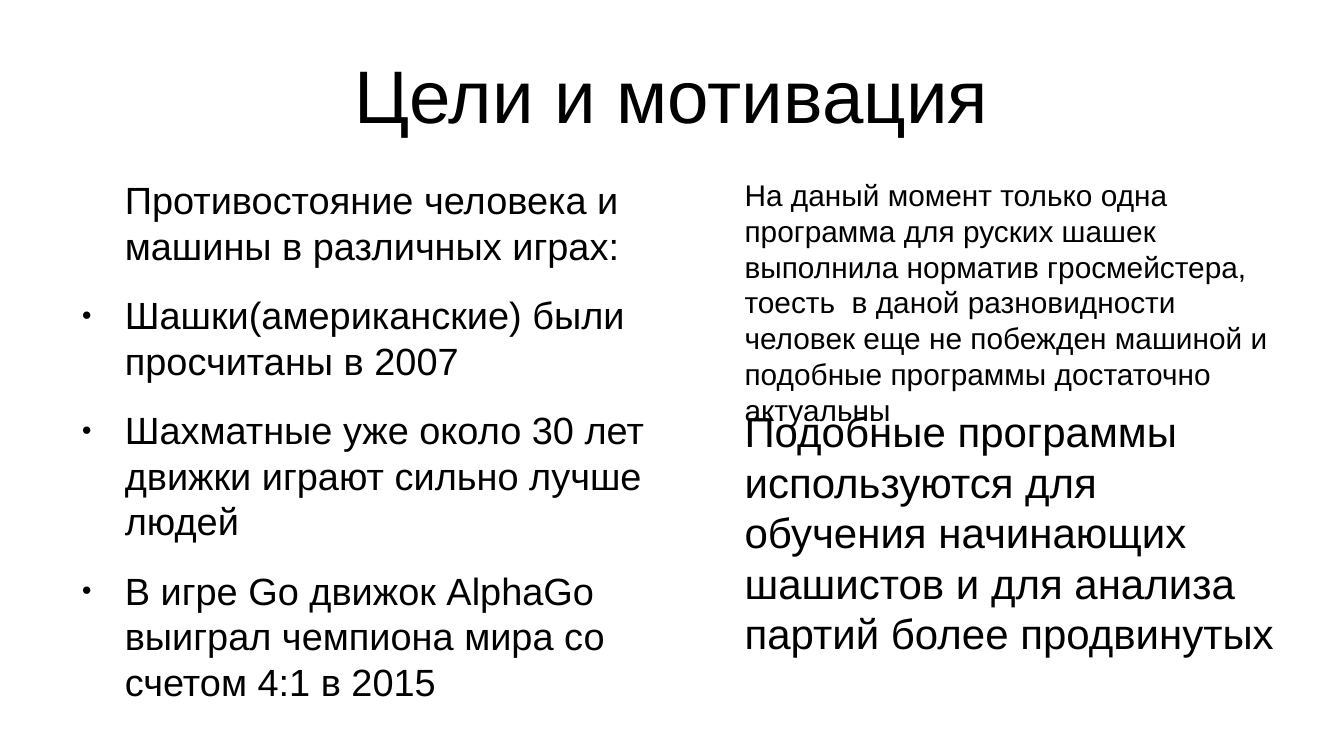
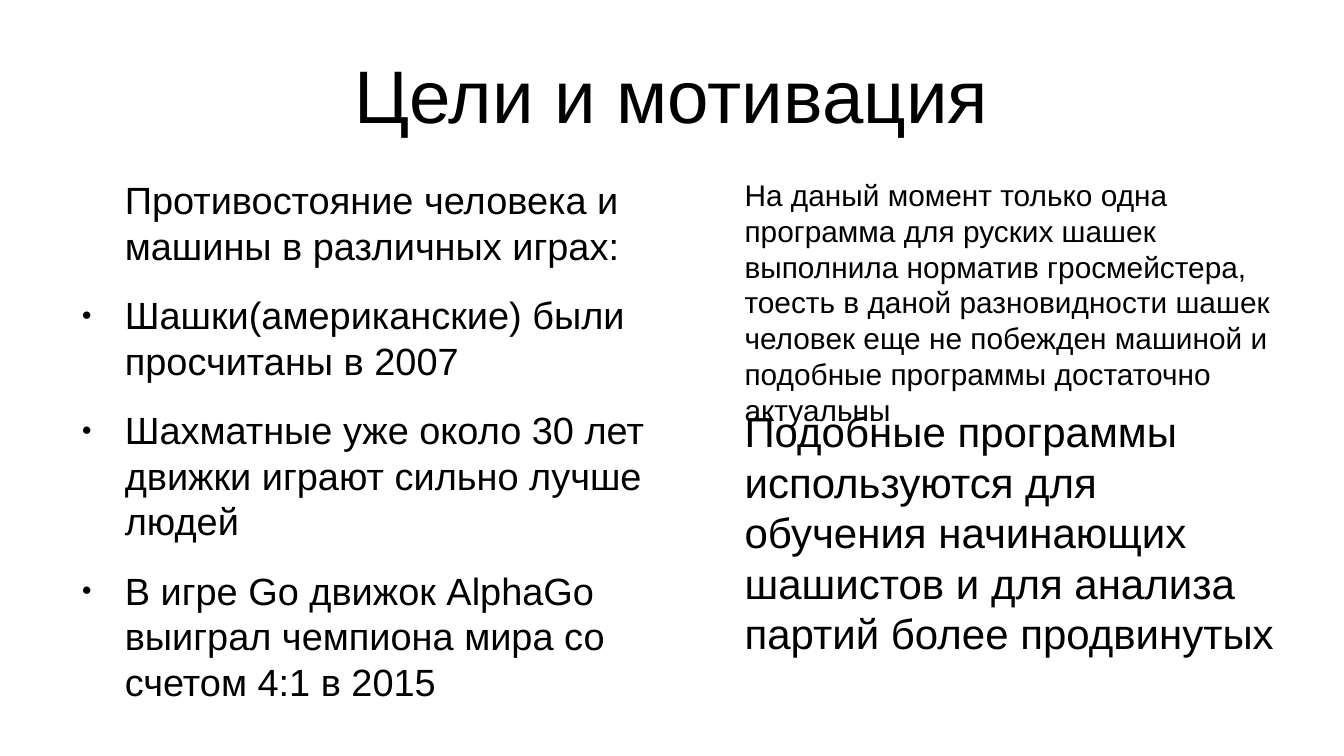
Before and after one commit to iv4n-t3a/checkers-engine, a slide deck: slide 2 of doc/presentation.odp. Drawn at 1344x756 pixels with LibreOffice and Linux fonts; fonts in the diff are those of the drawing. Boxes give left, top, right and bottom in pixels: in the first picture for what was removed or moved away, otherwise in the second. Text is boxed around its words. In the diff, an @@ line names an element or a change of style, - is before the commit and + after.

```diff
--- a/doc/presentation.odp
+++ b/doc/presentation.odp
@@ text at (745, 184, 1270, 390): text changed @@
-На даный момент только одна программа для руских шашек выполнила норматив гросмейстера, тоесть в даной разновидности человек еще не побежден машиной и подобные программы достаточно актуальны
+На даный момент только одна программа для руских шашек выполнила норматив гросмейстера, тоесть в даной разновидности шашек человек еще не побежден машиной и подобные программы достаточно актуальны
```
Also in this commit, not shown: 6 other slides changed, 3 slides added, 1 slide removed, 7 other files.
